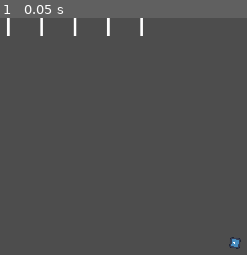
Above: before the commit, frame 1.
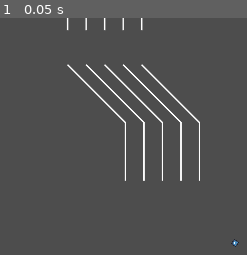
Above: after the commit, the same moment.

Repository: elpozewaunig/LanLinerReconciliation
Game: Godot game, scene res://scenes/main.tscn
Two runs of this game, one before a commit and one after it. Both use one fixed random seed, a clock stepped at 60 frames per second and the inputs below. The engine's default icon, where the game draws it, is replaced by a stand-in: a white triangle on a blue panel in a dark square.
Inputs:
- Up to frame 1 (0.05 s): no input

The runs differ from the first frame. In frame 1, 2.7% of the frame differs, in the area x 2-98%, y 0-98%.

Commit message:
Updated player script to new path structure [WIP]

Diff:
--- a/scenes/main.tscn
+++ b/scenes/main.tscn
@@ -1,7 +1,6 @@
 [gd_scene load_steps=5 format=3 uid="uid://x46ieo2mb8a3"]
 
 [ext_resource type="Script" path="res://scripts/GameManager.gd" id="1_3rm6l"]
-[ext_resource type="PackedScene" uid="uid://dc7aktr1f5opg" path="res://scenes/player.tscn" id="3_stg1m"]
 [ext_resource type="Script" path="res://scenes/PathBuilder.gd" id="5_ej3e2"]
 
 [sub_resource type="Curve2D" id="Curve2D_smu8e"]
@@ -9,11 +8,6 @@
 [node name="GameManager" type="Node2D"]
 script = ExtResource("1_3rm6l")
 
-[node name="Player" parent="." instance=ExtResource("3_stg1m")]
-z_index = 1
-position = Vector2(224, 497)
-rotation = -1.41662
-
 [node name="PathBuilder" type="Node2D" parent="."]
 script = ExtResource("5_ej3e2")
 
--- a/scripts/GameManager.gd
+++ b/scripts/GameManager.gd
@@ -1,14 +1,17 @@
 extends Node2D
+
+@onready var player_scene = preload("res://scenes/player.tscn")
 
 var tick_speed = 1
 
 # Called when the node enters the scene tree for the first time.
 func _ready():
 	var pathBuilder = $PathBuilder
-	var player = $Player
 	var path = pathBuilder.createPath()
 	add_child(path)
-	player.reparent(path)
+	var player = player_scene.instantiate()
+	add_child(player)
+
 
 
 
--- a/scripts/Player.gd
+++ b/scripts/Player.gd
@@ -7,10 +7,83 @@
 var zoom_fact = 0.001
 var current_lane = 1
 
+var parallel_lanes = []
+
 # Called when the node enters the scene tree for the first time.
 func _ready():
-	pass
+	# Get lanes
+	for child in game_manager.get_children():
+		if child is Path2D:
+			parallel_lanes.append(child.get_index())
+
+	# Set player to center lane
+	reparent(game_manager.get_child(parallel_lanes[parallel_lanes.size()/2]))
+
 
 # Called every frame. 'delta' is the elapsed time since the previous frame.
 func _process(delta):
-	pass
+	# Switch to left or right lane on input
+	if Input.is_action_just_pressed("ui_left"):
+		if current_lane > 0:
+			current_lane -= 1
+			switch_lane(parallel_lanes[current_lane])
+
+
+	if Input.is_action_just_pressed("ui_right"):
+		if current_lane < parallel_lanes.size() - 1:
+			current_lane += 1
+			switch_lane(parallel_lanes[current_lane])
+
+	# Calculate progress along path according to speed
+	var change = delta * speed * game_manager.tick_speed
+	var change_ratio  = change / get_parent().curve.get_baked_length()
+
+	# If progress would exceed current path, reparent to its child "SChild"
+	if progress_ratio + change_ratio >= 1:
+		var next_path = get_node_or_null("SChild")
+
+		# If there is another path to continue to, reparent
+		if next_path:
+			progress += change
+			reparent(next_path)
+			progress_ratio -= 1
+		else:
+			pass
+	else:
+		# Increase progress normally
+		progress += change
+
+	# Adjust camera zoom according to speed
+	camera.zoom.x = 1 / (speed * game_manager.tick_speed * zoom_fact + 1)
+	camera.zoom.y = 1 / (speed * game_manager.tick_speed * zoom_fact + 1)
+
+# Reparents the player to another lane
+func switch_lane(index):
+	# Lanes have identical hierarchy
+	# Obtain the location of the player in the current hierarchy
+	var tree_location = get_tree_location()
+
+	# Switch to another sub-tree by changing the first index of the path
+	tree_location[0] = index
+
+	# Finally, reparent to the node definded by the new tree location
+	reparent(get_child_from_tree_loc(tree_location))
+
+
+# Obtain an array of the indexes of the parents of this element
+func get_tree_location():
+	var current = self
+	var indexes = []
+	# Seek parents in hierarchy until root of path lanes is reached
+	while not current.name == "root":
+		current = current.get_parent()
+		indexes.append(current.get_index())
+	indexes.reverse()
+	return indexes
+
+# Returns a child in a scene by following a list of the indexes of its parents
+func get_child_from_tree_loc(indexes):
+	var current = game_manager
+	for i in indexes:
+		current = current.get_child(i)
+	return current
